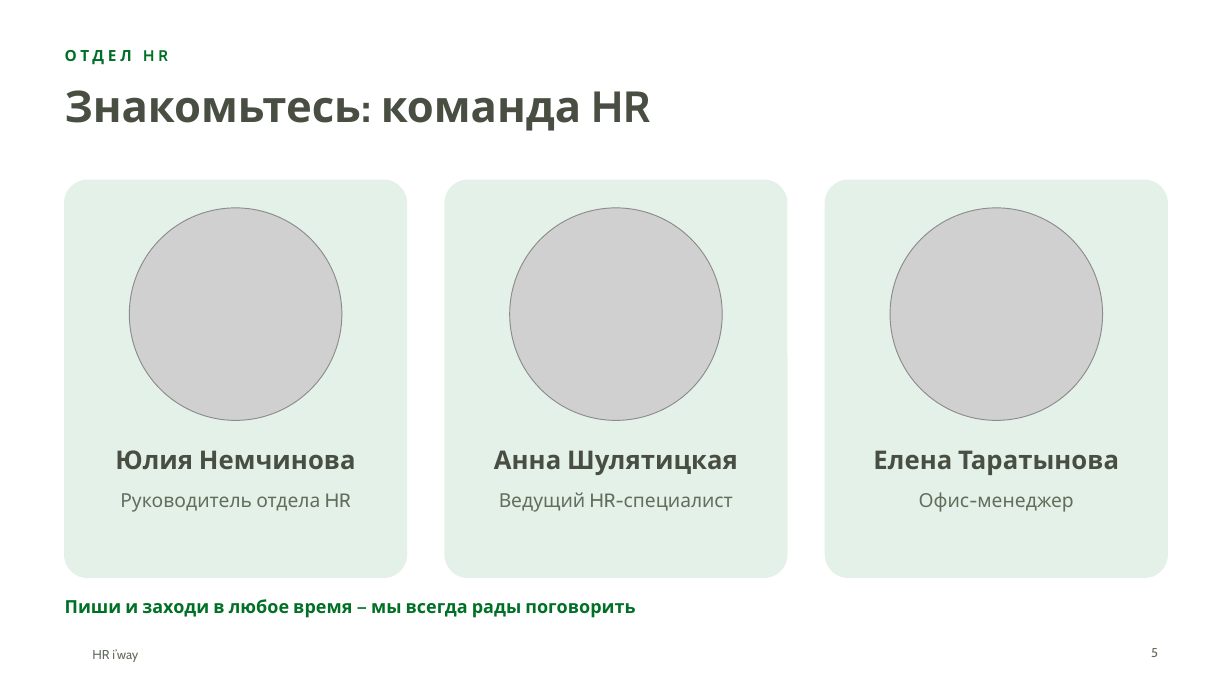
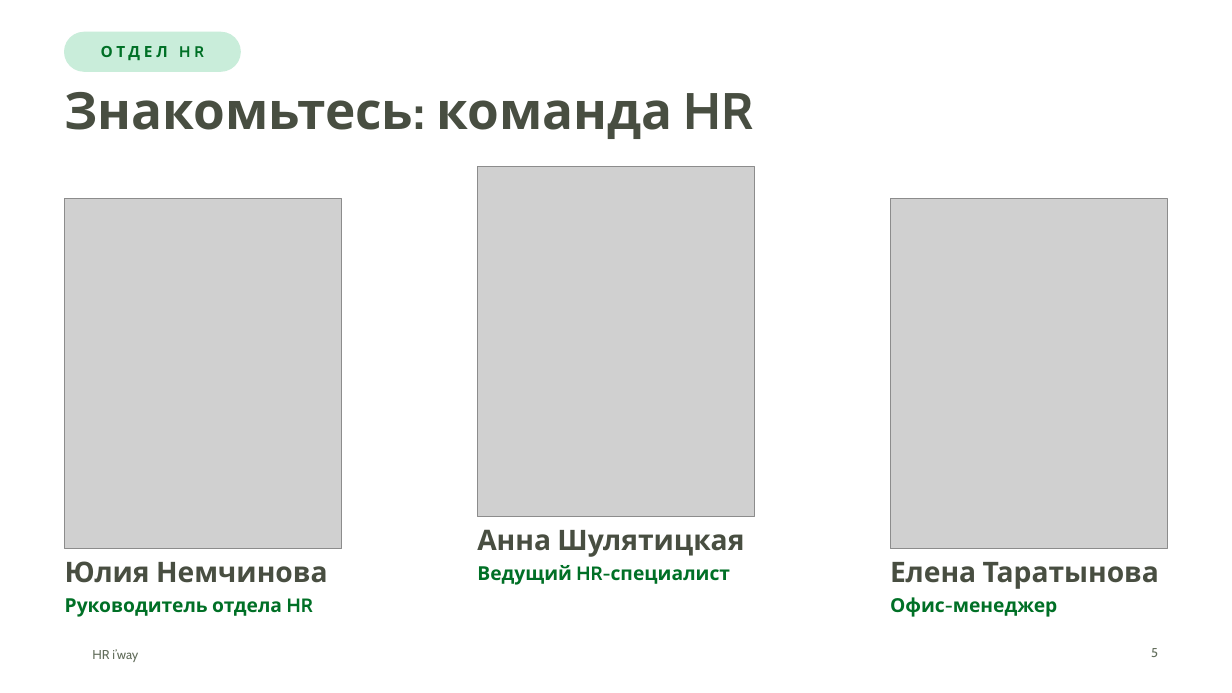
Before and after one commit to hriwayhr/HR-projects, a slide deck: slide 5 of presentations/HR-iway-onboarding-2026.pptx. Drawn at 1232x693 pixels with LibreOffice and Linux fonts; fonts in the diff are those of the drawing; grey boxes stand for pictures; background and template pictures are left out. Boxes give left, top, right and bottom in pixels: in the first picture for what was removed or moved away, otherwise in the second. Text is boxed around its words. In the diff, an @@ line names an element or a change of style, - is before the commit and + after.

```diff
--- a/presentations/HR-iway-onboarding-2026.pptx
+++ b/presentations/HR-iway-onboarding-2026.pptx
@@ text "ОТДЕЛ HR": place and size @@
-text "ОТДЕЛ HR" at [65,50,168,65]
+text "ОТДЕЛ HR" at [101,46,204,61]
@@ text "ОТДЕЛ HR" at [101,46,204,61]: alignment left to centre; vertical alignment top to middle @@
@@ rounded rectangle added at [65,32,240,71], fill #C9EDDA, outline #C9EDDA 1 pt @@
@@ title "Знакомьтесь: команда HR" at [65,92,754,139]: size 34 to 40 pt @@
@@ picture added at [478,166,755,517] @@
@@ picture: place and size @@
-picture at [129,208,342,421]
+picture at [65,199,342,549]
@@ rounded rectangle removed at [65,180,407,578] @@
@@ rounded rectangle removed at [445,180,787,578] @@
@@ picture removed at [510,208,723,421] @@
@@ rounded rectangle removed at [825,180,1167,578] @@
@@ picture removed at [890,208,1103,421] @@
@@ picture added at [890,199,1167,549] @@
@@ text "Анна Шулятицкая": place and size @@
-text "Анна Шулятицкая" at [494,450,738,475]
+text "Анна Шулятицкая" at [477,529,744,557]
@@ text "Юлия Немчинова": place and size @@
-text "Юлия Немчинова" at [115,450,356,470]
+text "Юлия Немчинова" at [65,561,327,583]
@@ text "Ведущий HR-специалист": place and size @@
-text "Ведущий HR-специалист" at [499,492,733,512]
+text "Ведущий HR-специалист" at [477,565,730,585]
@@ size 20 to 22 pt; alignment centre to left in 3 elements at [65,561,327,583], [477,529,744,557], [890,562,1159,589] @@
@@ text "Елена Таратынова": place and size @@
-text "Елена Таратынова" at [873,450,1119,475]
+text "Елена Таратынова" at [890,562,1159,589]
@@ text "Руководитель отдела HR": place and size @@
-text "Руководитель отдела HR" at [120,493,351,512]
+text "Руководитель отдела HR" at [65,598,313,617]
@@ text removed at [65,599,635,618] @@
-Пиши и заходи в любое время — мы всегда рады поговорить
@@ text colour #626D5B to #007026, bold on; alignment centre to left in 3 elements at [65,598,313,617], [477,565,730,585], [890,597,1058,617] @@
@@ text "Офис-менеджер": place and size @@
-text "Офис-менеджер" at [919,492,1073,512]
+text "Офис-менеджер" at [890,597,1058,617]
```
Also in this commit, not shown: 27 other slides changed, 4 other files.
